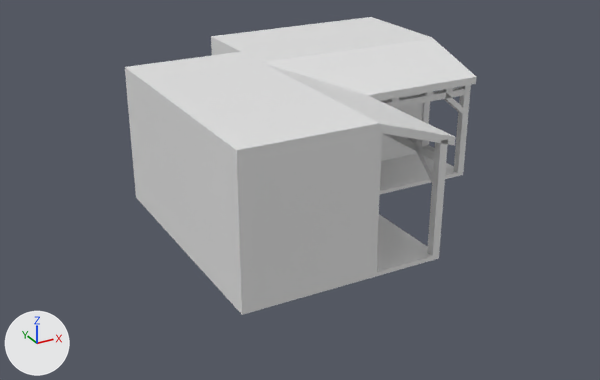
The Blender file Q2PMB/Assets/Dylan/Models/BuildingReverse.blend: old version first, new version second.
The view is the same before and after, from a 50 mm camera at (-14.2, -27.9, 14.7) aimed at (2.5, 2.4, -0.5). Arrows for +X, +Y and +Z are at lower left; the lights stay in place.
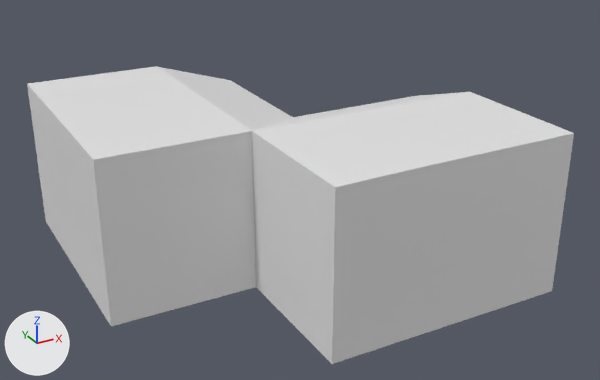
What the commit changed:
me_cube_001 is used by ob_cube_001; location (0.0, 0.0, 0.0); scale (3.0, 3.0, 3.0).
me_cube_001 had 1718 vertices, 1714 faces and spanned x -1.0..4.42, y -1.0..4.42, z -0.81..1.42.
me_cube_001 no longer uses material mat_material_001 (white #e7e7e7).
me_cube_001 now has 810 vertices, 808 faces and spans x -1.0..2.25, y -1.0..2.42, z -0.81..1.42.
me_cube_001 part 1: 5 vertices moved from x -1.0, y 1.42, z -0.81..1.41 to x -1.0, y 2.42, z -0.81..1.41; 924 vertices removed from x -1.0..4.42, y 1.17..4.42, z -0.81..1.42; 16 vertices added at x -1.0..1.01, y 2.42, z -0.81..1.41.
Mesh me_cube is new.
It has 810 vertices, 808 faces and spans x -1.0..2.25, y -2.0..1.42, z -0.81..1.42.
It uses material mat_material_001 (white #e7e7e7).
Object 'Cube.001' (ob_cube_001) moves from (0.0, 0.0, 0.0) to (5.65, -4.39, 0.0).
Object 'Cube.001' (ob_cube_001) turns from (0, 0, 0) to (0, 0, 90) degrees about x, y and z.
Object 'Cube' (ob_cube) is new; it shows me_cube.
Its location is (-4.62, 4.62, 0.0).
Its scale is (3.0, 3.0, 3.0).

Where the change shows, as pixel boxes (x1, y1, x2, y2) in the pictures (600 x 380 px):
'Cube.001', reshaped, moved, turned
    before: (125, 17, 477, 315)
    after: (252, 91, 574, 364)
'Cube', added
    after: (27, 66, 292, 326)
part 1 of me_cube_001, cut back
    before: (125, 17, 477, 241)
    after: (252, 117, 422, 364)
